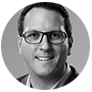
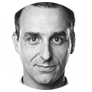
Layered file, before and after one edit (92 × 92). Changes by layer:
added group "jparent" (1st of 2) with 2 layers above "joe_bussiere" over [1, 2, 90, 90]
added layer "jparent" (2nd of 2, in "jparent") in group "jparent" over [1, 2, 90, 90]
added layer "Layer 1" in group "jparent" over [1, 2, 90, 90]
hid "joe_bussiere" over [1, 2, 90, 90]
